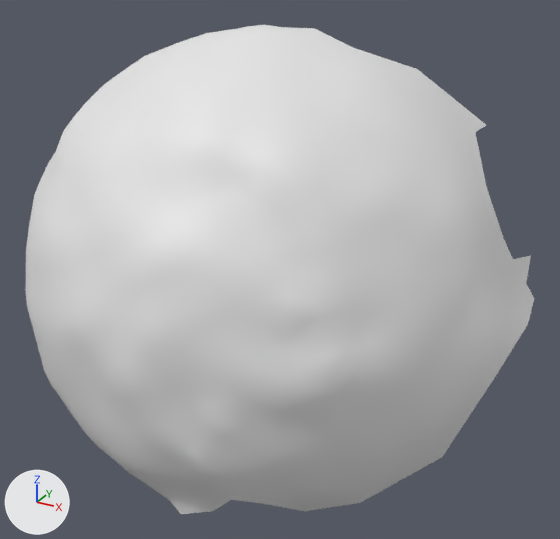
The OBJ model res/final/onecam_fullvolume/cleanedup/FullVolium.000154.obj, before and after one commit.
One viewpoint serves both versions: a camera (50 mm lens) standing at (-281.8, 252.7, -117.3) and looking at (-383.9, 438.2, -210.1). The lights are fixed; the arrows at lower left show +X, +Y and +Z. Where no turn or scale is listed for an object, it has been applied to the vertices.

Objects in the first picture: 'FullVolium.000154'.
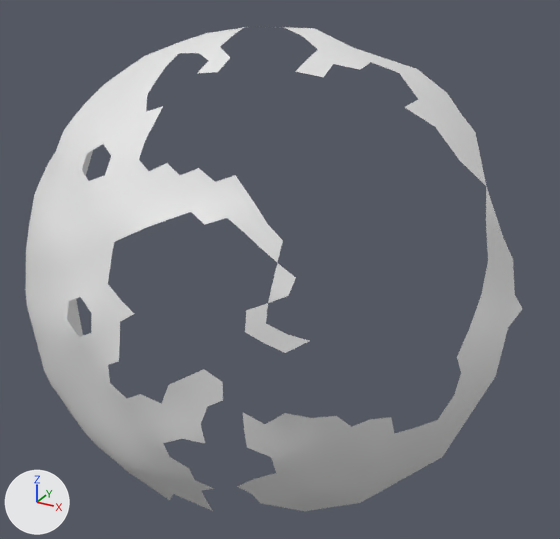
Pixel boxes [x1, y1, x2, y2] of what changed, in the pictures (560 x 539 px):
'FullVolium.000154', reshaped: before [25, 25, 535, 514]; after [25, 27, 522, 511]
part 1 of me_fullvolium_000154, deleted: before [67, 25, 488, 514]
part 2 of me_fullvolium_000154, deleted: before [496, 256, 535, 375]
part 3 of me_fullvolium_000154, deleted: before [448, 94, 486, 132]

Diff of the bpy script that builds the scene:
```diff
--- a/res/final/onecam_fullvolume/cleanedup/FullVolium.000154.obj.py
+++ b/res/final/onecam_fullvolume/cleanedup/FullVolium.000154.obj.py
@@ me_fullvolium_000154 @@
 # used by ob_fullvolium_000154; location = (0.0, 0.0, 0.0)
-me_fullvolium_000154.from_pydata(...)  # 714 vertices, 1389 faces; spans x -477.0..-316.0, y 379.0..481.0, z -283.0..-142.0
+me_fullvolium_000154.from_pydata(...)  # 475 vertices, 785 faces; spans x -477.0..-318.0, y 379.0..471.0, z -283.0..-142.0
+# me_fullvolium_000154 part 1: 234 vertices removed from x -416.0..-326.0, y 379.0..447.0, z -271.0..-142.0
+# me_fullvolium_000154 part 2: 4 vertices removed from x -319.0..-316.0, y 468.0..473.0, z -226.0..-205.0
+# me_fullvolium_000154 part 3: 1 vertex removed from x -338.0, y 481.0, z -170.0
```
